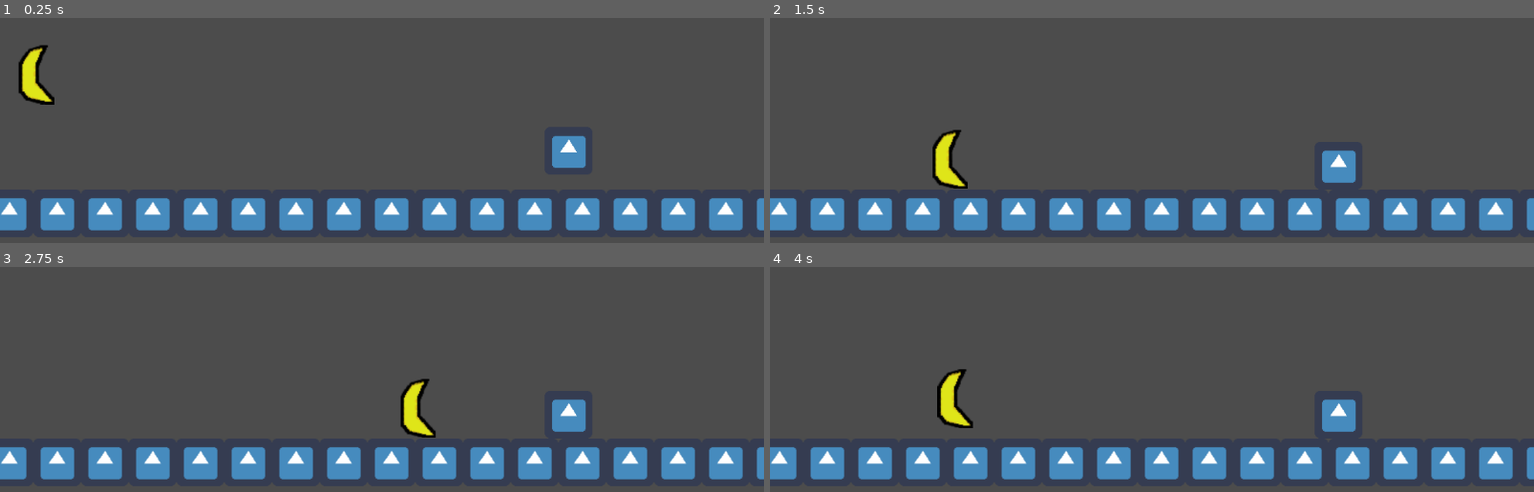
Above: before the commit, frames 1-4 (two rows, left to right).
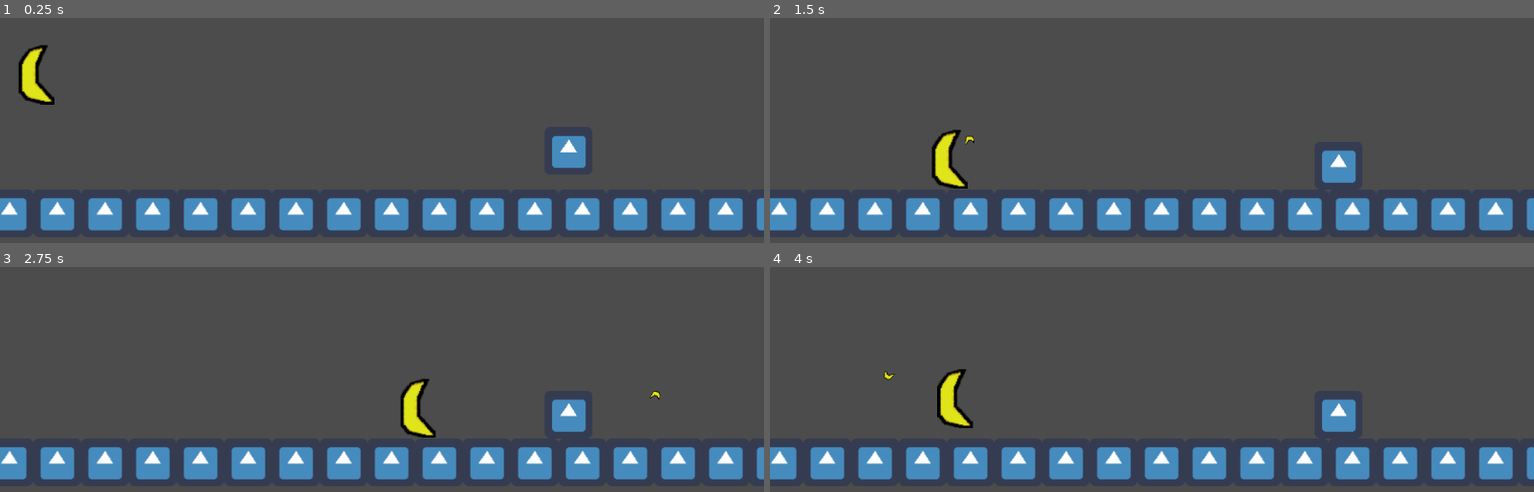
Above: after the commit, the same moments.

Repository: syedisamhashmi/CSE-4392-CSE-5392-Game-Project
Game: Godot game, scene res://entities/Main.tscn
Two runs of this game, one before a commit and one after it. Both use one fixed random seed, a clock stepped at 60 frames per second and the inputs below. The engine's default icon, where the game draws it, is replaced by a stand-in: a white triangle on a blue panel in a dark square.
Inputs (mouse positions are in pixels of both pictures, inside the frame that each line leads up to):
- Up to frame 1 (0.25 s): no input
- Up to frame 2 (1.5 s): move the mouse to (outside the picture) at 0.52 s; press the mouse at (outside the picture) at 0.53 s; hold D (move_right) from 0.53 s (still down); tap Space (jump) at 0.77 s; move the mouse to (outside the picture) at 1.27 s; release the mouse at (outside the picture) at 1.28 s; click (outside the picture) at 1.35 s
- Up to frame 3 (2.75 s): tap Space (jump) at 1.52 s; move the mouse to (152, 417) at 2.02 s; release D (move_right) at 2.03 s; press the mouse at (152, 417) at 2.03 s; hold A (move_left) from 2.03 s (still down)
- Up to frame 4 (4 s): keep holding A (move_left); move the mouse to (1190, 485) at 2.77 s; release the mouse at (1190, 485) at 2.78 s; click (1190, 485) at 2.85 s; tap Space (jump) at 3.02, 3.77 s; move the mouse to (1037, 372) at 3.52 s; press the mouse at (1037, 372) at 3.53 s

The runs differ from the first frame. In frame 1, less than 0.1% of the frame differs, in the area x 2-7%, y 14-37%; in frame 2, less than 0.1%, in the area x 21-27%, y 52-75%; in frame 3, less than 0.1%; in frame 4, less than 0.1%.

Commit message:
feat: added projectile spawning on fire_projectile input, left click, r1 or 'xbox paddle 3' whatever that is, someone else test it for me idc

Diff:
--- a/Team_Hashmi_Project/entities/player/player.gd
+++ b/Team_Hashmi_Project/entities/player/player.gd
@@ -1,4 +1,16 @@
 extends KinematicBody2D
+
+#REGION PRELOAD
+var PLAYER_PROJECTILE = preload("res://entities/player_projectile/player_projectile.tscn")
+#ENDREGION
+
+# Half of the players width, determines where the projectile is spawned horizontally
+var halfWidth = 24
+# Half of the players height, determines where the projectile is spawned vertically
+var halfHeight = 40
+
+# These are very sensitive, change with care
+var projectile_speed: Vector2 = Vector2(-4, 4)
 
 # some of these variables could be exported for easy modification
 # in the editor's user interface
@@ -54,6 +66,29 @@
     # Godot's built in function to determine final velocity
     velocity = move_and_slide(velocity, Vector2.UP)
 
+func _input(event: InputEvent) -> void:
+    if (event.is_action_pressed("fire_projectile")):
+        spawnPlayerProjectile()
+        pass
+
+func spawnPlayerProjectile() -> void:
+    var proj = PLAYER_PROJECTILE.instance()
+
+    var projectile_speed_to_use = projectile_speed
+    if velocity.x < 0:
+        projectile_speed_to_use.x *= -1
+
+    # Add some of the players velocity to the projectile
+    # horizontally so that it doesn't exactly go behind the player
+    # NOT vertically, feels off to do that.
+    projectile_speed_to_use.x = (projectile_speed_to_use.x - (velocity.x / 60))
+    proj.init(
+        # Add projectile halfway up the player so that it
+        # spawns in a good place.
+        Vector2(self.position.x + halfWidth, self.position.y - halfHeight),
+        projectile_speed_to_use)
+    $Projectiles.add_child(proj)
+
 
 # Called when the node enters the scene tree for the first time.
 func _ready() -> void:
--- a/Team_Hashmi_Project/entities/player/player.tscn
+++ b/Team_Hashmi_Project/entities/player/player.tscn
@@ -13,6 +13,8 @@
 polygon = PoolVector2Array( 7.1206e-08, -16.8206, 2.84224, -24.969, 6.3714, -29.4361, 15.9285, -33.6413, 9.55711, -21.0258, 9.55711, -8.41032, 12.7428, -4.20516, 19.1142, 4.20516, 19.1142, 8.41032, 10.8861, 8.19923, 3.1857, 4.20516, 0.134396, -0.605316 )
 
 [node name="BananaImage" type="Sprite" parent="."]
-position = Vector2( 24.25, -40 )
+position = Vector2( 24, -40 )
 scale = Vector2( 1.48437, 1.23507 )
 texture = ExtResource( 1 )
+
+[node name="Projectiles" type="Node" parent="."]
--- /dev/null
+++ b/Team_Hashmi_Project/entities/player_projectile/player_projectile.gd
@@ -0,0 +1,18 @@
+extends Node2D
+
+var perDeltaRotAngle: float = PI / 16
+var gravity: float = -10.0
+var velocity: Vector2 = Vector2.ZERO
+
+func init(positionP: Vector2, velocityP: Vector2) -> void:
+    self.position = positionP
+    self.velocity = velocityP
+
+func _process(delta: float) -> void:
+    $player_projectile_image.transform = $player_projectile_image.transform.rotated(perDeltaRotAngle)
+    velocity.y += gravity * delta
+    position -= velocity
+
+func _on_projectile_area_body_entered(_body: Node) -> void:
+    #TODO: do something to the enemy, make them lose health, etc.
+    self.queue_free()
--- /dev/null
+++ b/Team_Hashmi_Project/entities/player_projectile/player_projectile.tscn
@@ -0,0 +1,23 @@
+[gd_scene load_steps=4 format=2]
+
+[ext_resource path="res://assets/images/test_banana.png" type="Texture" id=1]
+[ext_resource path="res://entities/player_projectile/player_projectile.gd" type="Script" id=2]
+
+[sub_resource type="CircleShape2D" id=1]
+radius = 8.0
+
+[node name="player_projectile" type="Node2D"]
+script = ExtResource( 2 )
+
+[node name="projectile_area" type="Area2D" parent="."]
+collision_layer = 0
+collision_mask = 5
+
+[node name="projectile_bounding_box" type="CollisionShape2D" parent="projectile_area"]
+shape = SubResource( 1 )
+
+[node name="player_projectile_image" type="Sprite" parent="."]
+scale = Vector2( 0.375, 0.1875 )
+texture = ExtResource( 1 )
+
+[connection signal="body_entered" from="projectile_area" to="." method="_on_projectile_area_body_entered"]
--- a/Team_Hashmi_Project/project.godot
+++ b/Team_Hashmi_Project/project.godot
@@ -19,17 +19,29 @@
 move_left={
 "deadzone": 0.5,
 "events": [ Object(InputEventKey,"resource_local_to_scene":false,"resource_name":"","device":0,"alt":false,"shift":false,"control":false,"meta":false,"command":false,"pressed":false,"scancode":65,"unicode":0,"echo":false,"script":null)
+, Object(InputEventJoypadButton,"resource_local_to_scene":false,"resource_name":"","device":0,"button_index":14,"pressure":0.0,"pressed":false,"script":null)
+, Object(InputEventJoypadMotion,"resource_local_to_scene":false,"resource_name":"","device":0,"axis":0,"axis_value":-1.0,"script":null)
  ]
 }
 move_right={
 "deadzone": 0.5,
 "events": [ Object(InputEventKey,"resource_local_to_scene":false,"resource_name":"","device":0,"alt":false,"shift":false,"control":false,"meta":false,"command":false,"pressed":false,"scancode":68,"unicode":0,"echo":false,"script":null)
+, Object(InputEventJoypadButton,"resource_local_to_scene":false,"resource_name":"","device":0,"button_index":15,"pressure":0.0,"pressed":false,"script":null)
+, Object(InputEventJoypadMotion,"resource_local_to_scene":false,"resource_name":"","device":0,"axis":0,"axis_value":1.0,"script":null)
  ]
 }
 jump={
 "deadzone": 0.5,
 "events": [ Object(InputEventKey,"resource_local_to_scene":false,"resource_name":"","device":0,"alt":false,"shift":false,"control":false,"meta":false,"command":false,"pressed":false,"scancode":32,"unicode":0,"echo":false,"script":null)
 , Object(InputEventKey,"resource_local_to_scene":false,"resource_name":"","device":0,"alt":false,"shift":false,"control":false,"meta":false,"command":false,"pressed":false,"scancode":87,"unicode":0,"echo":false,"script":null)
+, Object(InputEventJoypadButton,"resource_local_to_scene":false,"resource_name":"","device":0,"button_index":0,"pressure":0.0,"pressed":false,"script":null)
+ ]
+}
+fire_projectile={
+"deadzone": 0.5,
+"events": [ Object(InputEventMouseButton,"resource_local_to_scene":false,"resource_name":"","device":0,"alt":false,"shift":false,"control":false,"meta":false,"command":false,"button_mask":0,"position":Vector2( 0, 0 ),"global_position":Vector2( 0, 0 ),"factor":1.0,"button_index":1,"pressed":false,"doubleclick":false,"script":null)
+, Object(InputEventJoypadButton,"resource_local_to_scene":false,"resource_name":"","device":0,"button_index":5,"pressure":0.0,"pressed":false,"script":null)
+, Object(InputEventJoypadButton,"resource_local_to_scene":false,"resource_name":"","device":0,"button_index":20,"pressure":0.0,"pressed":false,"script":null)
  ]
 }
 
